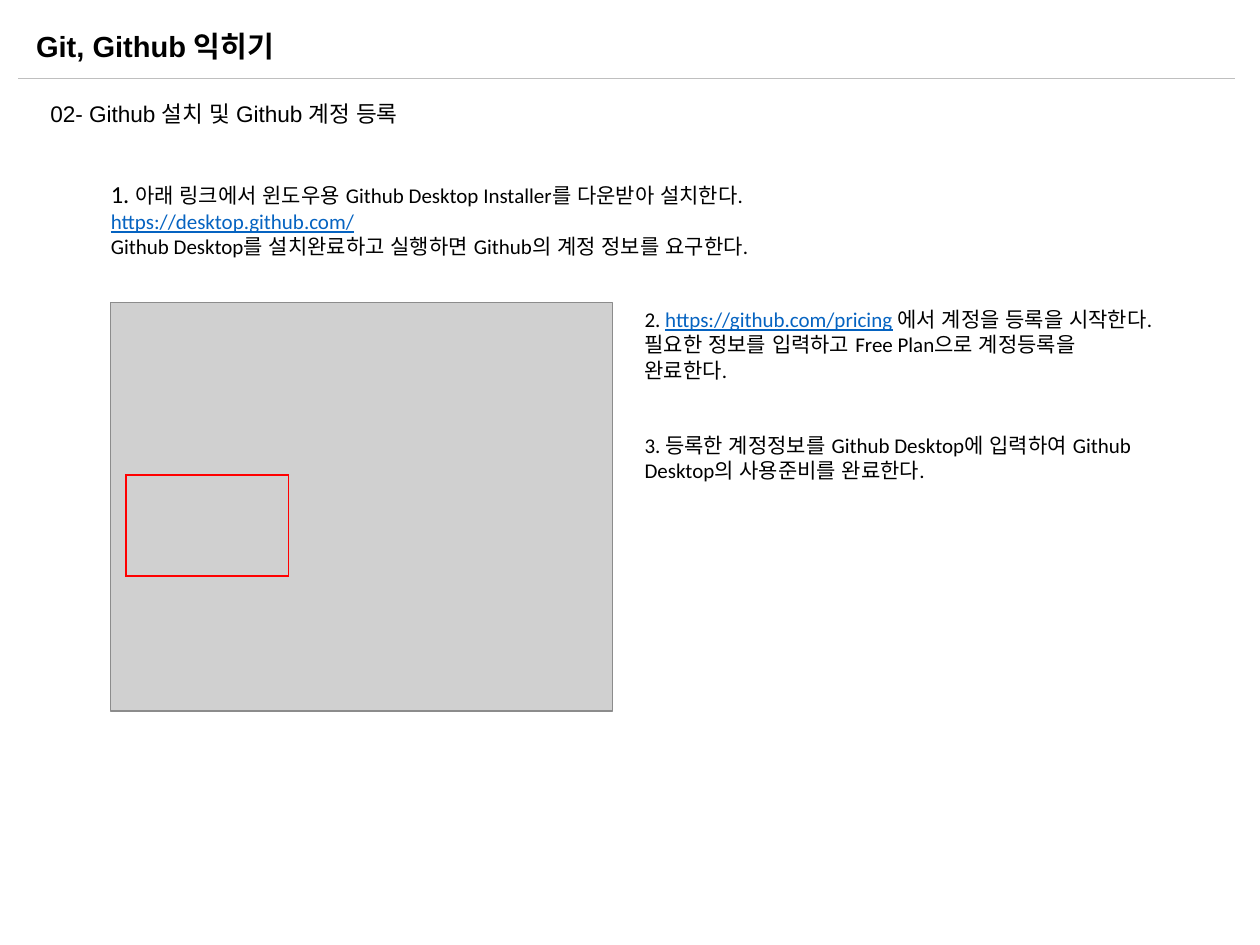
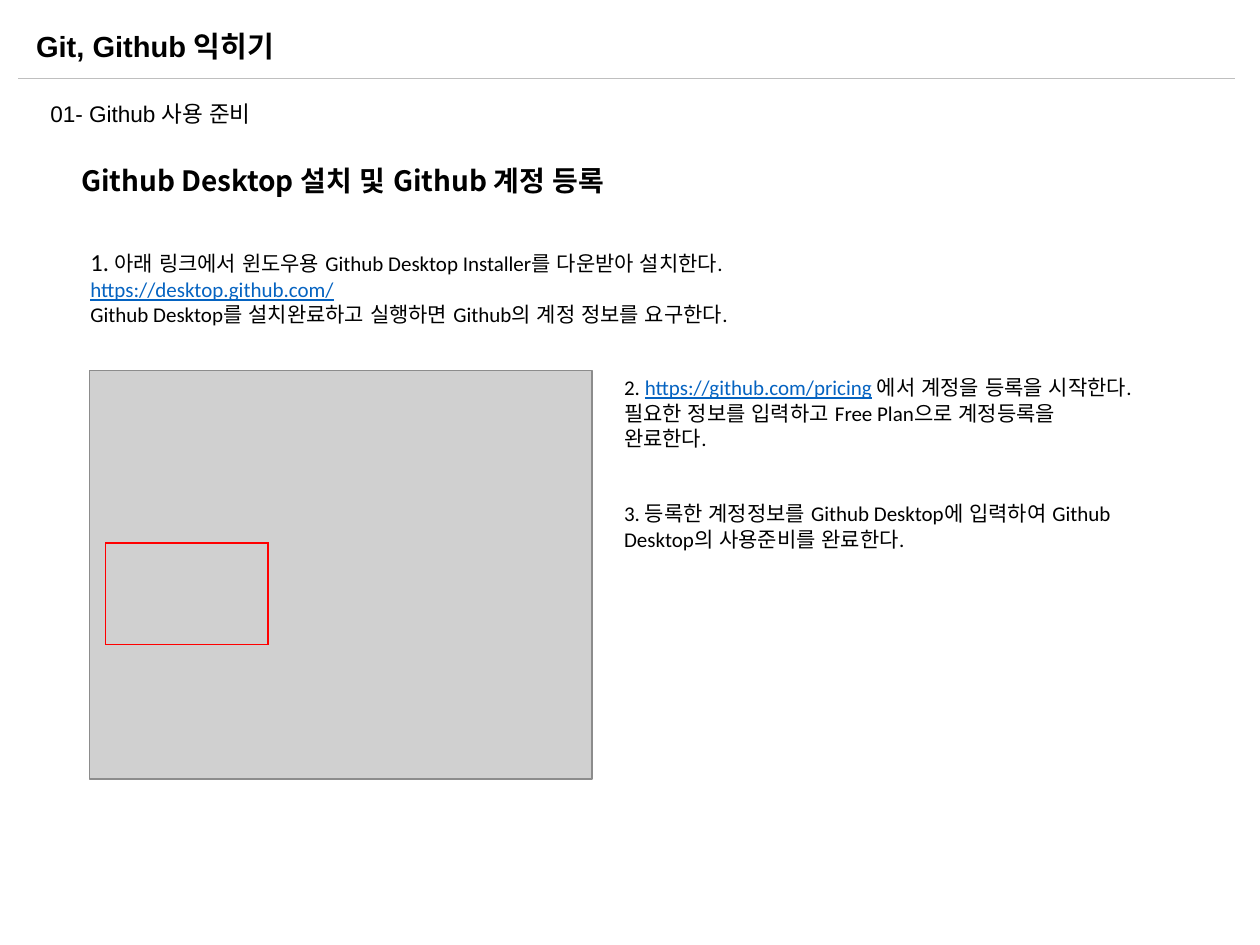
Before and after one commit to sabin21/NodeJS_Workflow_Study, a slide deck: slide 9 of CH00_Git_Github.pptx (slide 13 before the commit). Drawn at 1260x945 pixels with LibreOffice and Linux fonts; fonts in the diff are those of the drawing; grey boxes stand for pictures. Boxes give left, top, right and bottom in pixels: in the first picture for what was removed or moved away, otherwise in the second. Text is boxed around its words. In the diff, an @@ line names an element or a change of style, - is before the commit and + after.

```diff
--- a/CH00_Git_Github.pptx
+++ b/CH00_Git_Github.pptx
@@ text at box(50, 103, 250, 124): text changed @@
-02- Github 설치 및 Github 계정 등록
+01- Github 사용 준비
@@ text added at box(81, 167, 604, 197), 16 pt, text #000000, bold @@
+Github Desktop 설치 및 Github 계정 등록
@@ 2 texts, 1 rectangle, 1 picture: place and size @@
-2 texts, 1 rectangle, 1 picture at box(110, 185, 1152, 711)
+2 texts, 1 rectangle, 1 picture at box(89, 253, 1132, 779)
```
Also in this commit, not shown: 11 other slides changed, 2 slides added, 1 slide removed, 1 other file.
